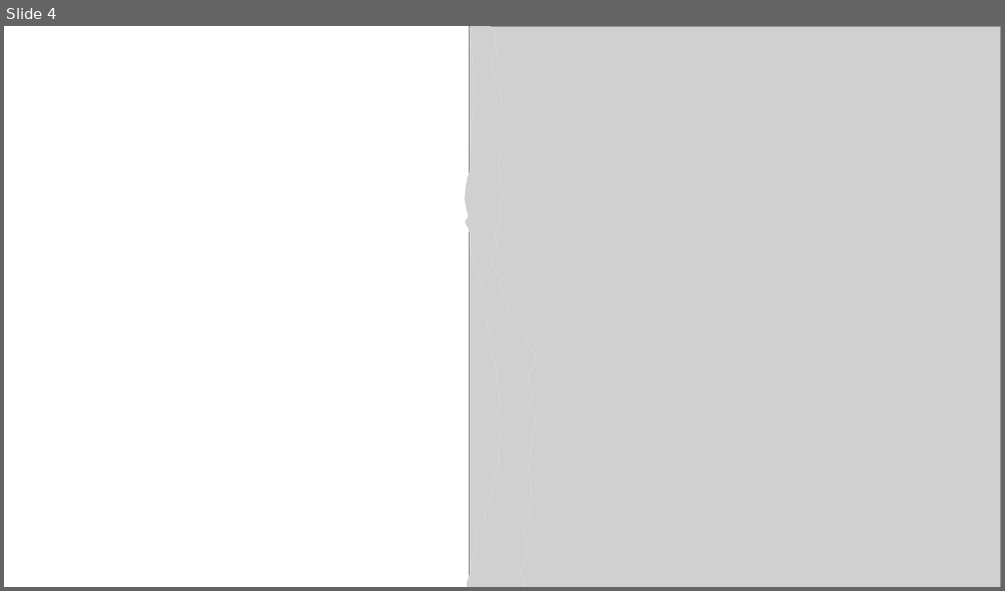
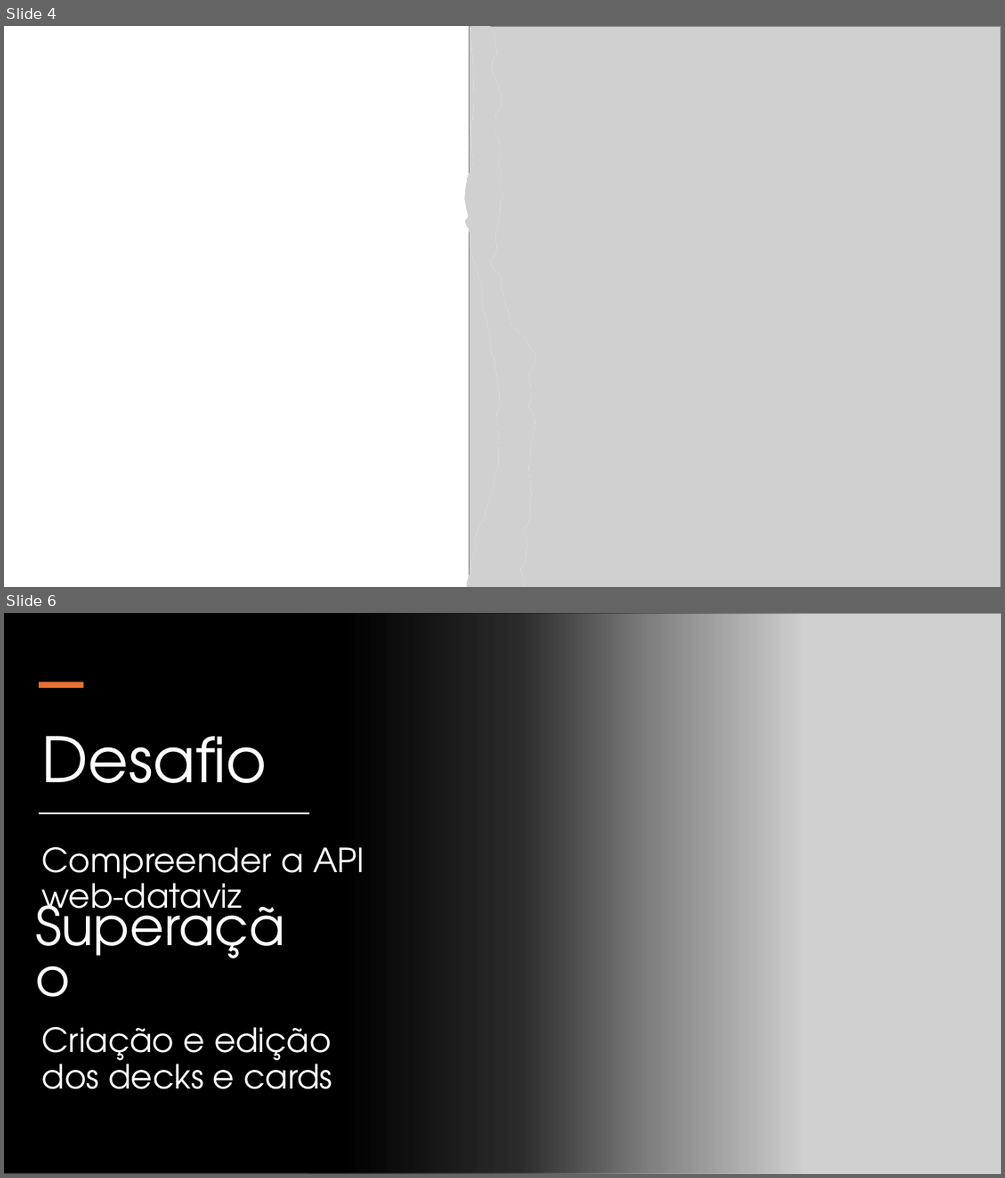
Before and after one commit to VitorAlmeida01/FlashApp, a slide deck: Projeto Individual/Documentação/Apresentação FlashApp.pptx. Shown one above the other, each under a label of ours: slide 4 before the commit, slides 4 and 6 after it; the slides between them are not shown. The pictures are 1005x591 and 1005x1178 pixels, drawn with LibreOffice and Linux fonts; fonts in the diff are those of the drawing; grey boxes stand for pictures. Boxes give left, top, right and bottom in pixels: in the first picture for what was removed or moved away, otherwise in the second. Text is boxed around its words. In the diff, an @@ line names an element or a change of style, - is before the commit and + after.

```diff
--- a/Projeto Individual/Documentação/Apresentação FlashApp.pptx
+++ b/Projeto Individual/Documentação/Apresentação FlashApp.pptx
@@ slide 6 added at (x1=4, y1=613, x2=1001, y2=1174), background #FFFFFF @@
@@ rectangle added at (x1=4, y1=613, x2=802, y2=1174), fill gradient #000000 @@
@@ picture added at (x1=309, y1=613, x2=1001, y2=1174) @@
@@ rectangle added at (x1=39, y1=682, x2=83, y2=688), fill #E97132 @@
@@ title added at (x1=41, y1=736, x2=267, y2=783), 60 pt, text #FFFFFF @@
+Desafio
@@ rectangle added at (x1=39, y1=812, x2=309, y2=813), fill #000000, outline #FFFFFF 0.25 pt @@
@@ text added at (x1=41, y1=847, x2=364, y2=923), 32 pt, text #FFFFFF @@
+Compreender a API web-dataviz
@@ text added at (x1=28, y1=918, x2=309, y2=1010), 51 pt, text #FFFFFF @@
+Superação
@@ text added at (x1=41, y1=1027, x2=333, y2=1089), 32 pt, text #FFFFFF @@
+Criação e edição dos decks e cards
```
Also in this commit, not shown: 1 slide changed, 1 other slide added, 6 other files.
